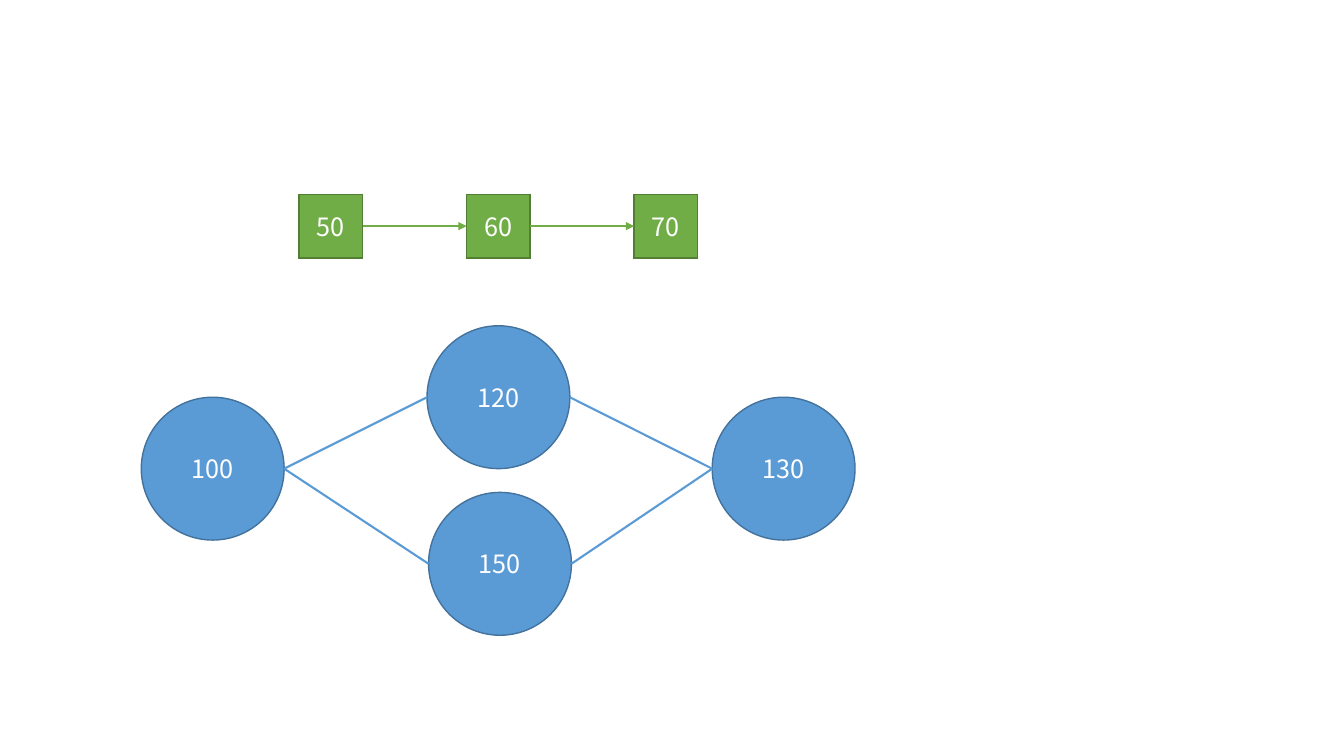
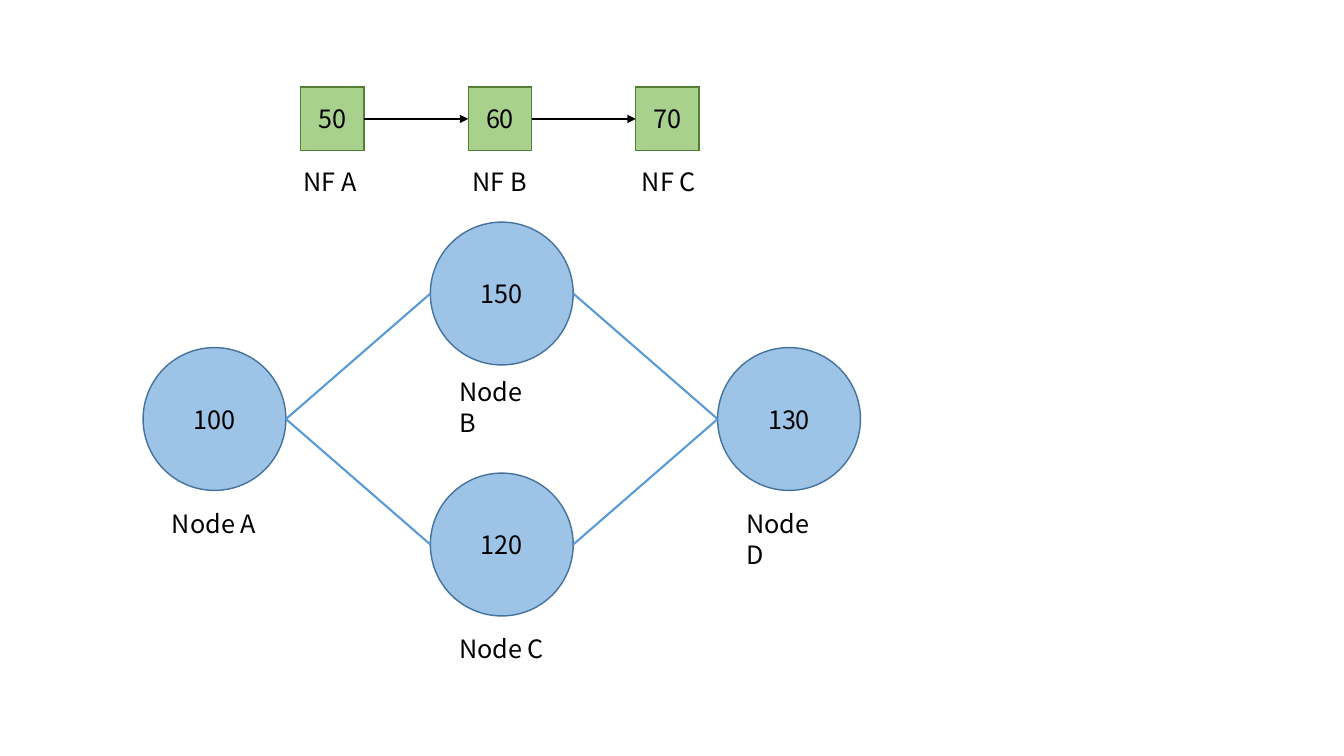
Before and after one commit to fnrg-nfv/flexchain, a slide deck: slide 4 of docs/Figures.pptx. Drawn at 1344x756 pixels with LibreOffice and Linux fonts; fonts in the diff are those of the drawing. Boxes give left, top, right and bottom in pixels: in the first picture for what was removed or moved away, otherwise in the second. Text is boxed around its words. In the diff, an @@ line names an element or a change of style, - is before the commit and + after.

```diff
--- a/docs/Figures.pptx
+++ b/docs/Figures.pptx
@@ 3 rectangles: place and size @@
-3 rectangles at <box>299,195,698,258</box>
+3 rectangles at <box>300,87,700,150</box>
@@ text colour #FFFFFF to #000000; fill #70AD47 to #A9D18E in 3 elements at <box>300,87,364,150</box>, <box>469,87,532,150</box>, <box>636,87,700,150</box> @@
@@ arrow moved from (363, 226) - (467, 226) to (364, 119) - (469, 119) @@
@@ arrow (364, 119) - (469, 119): stroke #70AD47 1.5 pt to #000000 1.5 pt @@
@@ arrow moved from (530, 226) - (634, 226) to (532, 119) - (636, 119) @@
@@ arrow (532, 119) - (636, 119): stroke #70AD47 1.5 pt to #000000 1.5 pt @@
@@ text added at <box>303,172,356,191</box>, 18 pt, text #000000 @@
+NF A
@@ text added at <box>473,172,527,191</box>, 18 pt, text #000000 @@
+NF B
@@ text added at <box>642,172,696,192</box>, 18 pt, text #000000 @@
+NF C
@@ text colour #FFFFFF to #000000; fill #5B9BD5 to #9DC3E6 in 4 elements at <box>143,348,286,491</box>, <box>718,348,861,491</box>, <box>431,473,574,616</box>, <box>431,222,574,365</box> @@
@@ ellipse "150": place and size @@
-ellipse "150" at <box>429,493,572,636</box>
+ellipse "150" at <box>431,222,574,365</box>
@@ line moved from (284, 469) - (427, 397) to (286, 419) - (431, 293) @@
@@ line moved from (713, 469) - (570, 397) to (718, 419) - (574, 293) @@
@@ ellipse "100": place and size @@
-ellipse "100" at <box>141,397,284,540</box>
+ellipse "100" at <box>143,348,286,491</box>
@@ ellipse "130": place and size @@
-ellipse "130" at <box>713,397,856,540</box>
+ellipse "130" at <box>718,348,861,491</box>
@@ line moved from (284, 469) - (429, 564) to (286, 419) - (431, 544) @@
@@ line moved from (572, 564) - (713, 469) to (574, 544) - (718, 419) @@
@@ ellipse "120": place and size @@
-ellipse "120" at <box>427,326,571,469</box>
+ellipse "120" at <box>431,473,574,616</box>
@@ group added at <box>172,381,810,659</box>: 4 texts @@
+Node A
+Node C
+Node B
+Node D
```
Also in this commit, not shown: 3 other slides changed, 3 slides added, 8 other files.
